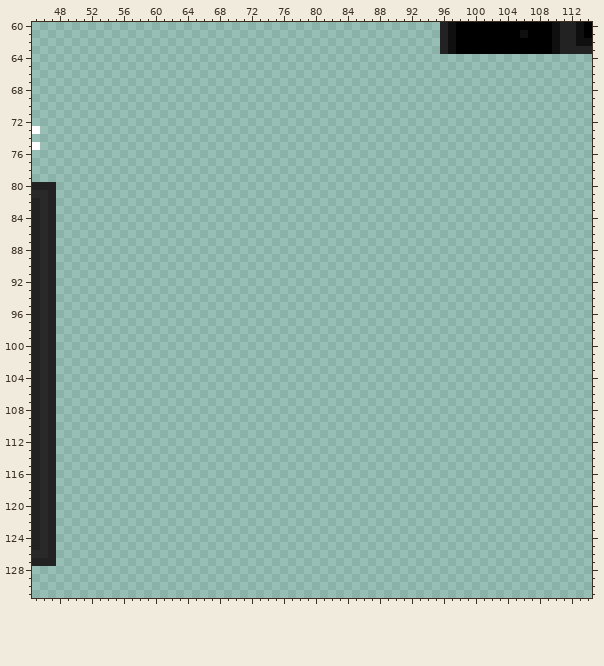
Two versions of one pixel-art file, Assets/Textures/Sprites001.aseprite. Above: the version before the commit.
256x256 pixels, 1 frame. Pixels under 10% opacity are left out. Colours within 5 levels of each other are drawn and written as one. Shown: x 45..114, y 60..131.
And afterwards:
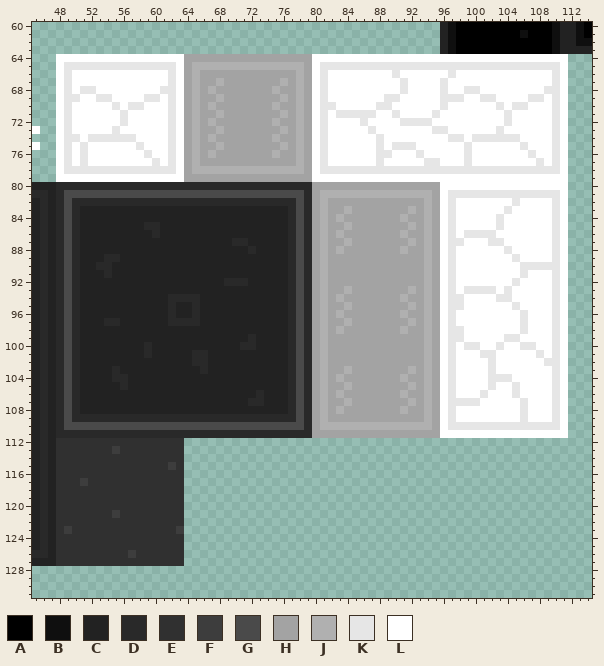
Palette (. is transparent): A #000000  B #0f0f0f  C #222222  D #292929  E #303030  F #3d3d3d  G #4a4a4a  H #a3a3a3  J #b0b0b0  K #e6e6e6  L #ffffff
What changed:
Changed rows in their new state; - is an unchanged pixel.
first column x 48:
 64 LLLLLLLLLLLLLLLLHHHHHHHHHHHHHHHHLLLLLLLLLLLLLLLLLLLLLLLLLLLLLLLL
 65 LKKKKKKKKKKKKKKLHJJJJJJJJJJJJJJHLKKKKKKKKKKKKKKKKKKKKKKKKKKKKKKL
 66 LKLLLLLLLLLLLLKLHJHHHHHHHHHHHHJHLKLLLLLLLLKLLLLLLKLLLLLLLLLLLLKL
 67 LKLLLLLLLLLLLLKLHJHHJHHHHHHHJHJHLKLLLLLLLLLKLLLLKLLLLLLLLLLLLLKL
 68 LKLKKLLLLLLLLKKLHJHJHHHHHHHJHHJHLKLLLLLLLLLKLLLLKLLKKLLLLLLLLKKL
 69 LKKLLKKLLLLKKLKLHJHHJHHHHHHHJHJHLKLLLLLLLKKLLLLLKKKLLKKLLLLKKLKL
 70 LKLLLLLKLKKLLLKLHJHJHHHHHHHJHHJHLKKLLLLLKKLLLLLLKLLLLLLKLKKLLLKL
 71 LKLLLLLLKLLLLLKLHJHHJHHHHHHHJHJHLKLKKKKKLLKLLLLKLLLLLLLLKLLLLLKL
 72 LKLLLLLLKLLLLLKLHJHJHHHHHHHJHHJHLKLLLLKLLLLKKKKLLLLLLLLLKLLLLLKL
 73 LKLLLLLKLLLLLLKLHJHHJHHHHHHHJHJHLKLLLLLKLLLLLLLKKLLLLLLKLLLLLLKL
 74 LKKLKKKKKKLLLLKLHJHJHHHHHHHJHHJHLKLLLLLLKLLLLLLLLKKLKKKKKKLLLLKL
 75 LKLKLLLLLLKLLLKLHJHHJHHHHHHHJHJHLKLLLLLLKLKKKLLLLLLKLLLLLLKLLLKL
 76 LKLKLLLLLLLKLLKLHJHJHHHHHHHJHHJHLKLLLLLLKKLLLKLLLLLKLLLLLLLKLLKL
 77 LKLKLLLLLLLLKLKLHJHHHHHHHHHHHHJHLKLLLLLLKLLLLLKKLLLKLLLLLLLLKLKL
 78 LKKKKKKKKKKKKKKLHJJJJJJJJJJJJJJHLKKKKKKKKKKKKKKKKKKKKKKKKKKKKKKL
 79 LLLLLLLLLLLLLLLLHHHHHHHHHHHHHHHHLLLLLLLLLLLLLLLLLLLLLLLLLLLLLLLL
 80 DDDDDDDDDDDDDDDDDDDDDDDDDDDDDDDDHHHHHHHHHHHHHHHHLLLLLLLLLLLLLLLL
 81 DGGGGGGGGGGGGGGGGGGGGGGGGGGGGGGDHJJJJJJJJJJJJJJHLKKKKKKKKKKKKKKL
 82 DGDDDDDDDDDDDDDDDDDDDDDDDDDDDDGDHJHHHHHHHHHHHHJHLKLLLLLLLKLLLLKL
 83 DGDCCCCCCCCCCCCCCCCCCCCCCCCCCDGDHJHHJHHHHHHHJHJHLKLLLLLLKLLLLLKL
 84 DGDCCCCCCCCCCCCCCCCCCCCCCCCCCDGDHJHJHHHHHHHJHHJHLKLLLLLKLLLLLLKL
 85 DGDCCCCCCCCDDCCCCCCCCCCCCCCCCDGDHJHHJHHHHHHHJHJHLKLLLLLKLLLLLLKL
 86 DGDCCCCCCCCCDCCCCCCCCCCCCCCCCDGDHJHJHHHHHHHJHHJHLKLKKKKLLLLLLLKL
 87 DGDCCCCCCCCCCCCCCCCCCCDDCCCCCDGDHJHHJHHHHHHHJHJHLKKLLLKKLLLLLLKL
 88 DGDCCCCCCCCCCCCCCCCCCCCCDCCCCDGDHJHJHHHHHHHJHHJHLKLLLLLLKLLLLLKL
 89 DGDCCCDDCCCCCCCCCCCCCCCCCCCCCDGDHJHHHHHHHHHHHHJHLKLLLLLLLKLLLLKL
 90 DGDCCDDCCCCCCCCCCCCCCCCCCCCCCDGDHJHHHHHHHHHHHHJHLKLLLLLLLLKKKKKL
 91 DGDCCCDCCCCCCCCCCCCCCCCCCCCCCDGDHJHHHHHHHHHHHHJHLKLLLLLLLLKLLLKL
 92 DGDCCCCCCCCCCCCCCCCCCDDDCCCCCDGDHJHHHHHHHHHHHHJHLKLLLLLLLKLLLLKL
 93 DGDCCCCCCCCCCCCCCCCCCCCCCCCCCDGDHJHHJHHHHHHHJHJHLKLKKKKLKLLLLLKL
 94 DGDCCCCCCCCCCCDDDDCCCCCCCCCCCDGDHJHJHHHHHHHJHHJHLKKLLLLKKLLLLLKL
 95 DGDCCCCCCCCCCCDCCDCCCCCCCCCCCDGDHJHHJHHHHHHHJHJHLKKLLLLLLKLLLLKL
 96 DGDCCCCCCCCCCCDCCDCCCCCCCCCCCDGDHJHJHHHHHHHJHHJHLKLLLLLLLLKLLLKL
 97 DGDCCCDDCCCCCCDDDDCCCCCCCCCCCDGDHJHHJHHHHHHHJHJHLKLLLLLLLLKLLLKL
 98 DGDCCCCCCCCCCCCCCCCCCCCCCCCCCDGDHJHJHHHHHHHJHHJHLKKLLLLLLLKLLLKL
 99 DGDCCCCCCCCCCCCCCCCCCCCCDCCCCDGDHJHHHHHHHHHHHHJHLKKLLLLLKKLLLLKL
100 DGDCCCCCCCCDCCCCCCCCCCCDDCCCCDGDHJHHHHHHHHHHHHJHLKLKKLLKLLKKLLKL
101 DGDCCCCCCCCDCCCCCDDCCCCCCCCCCDGDHJHHHHHHHHHHHHJHLKLLLKKLLLLLKLKL
102 DGDCCCCCCCCCCCCCCDDCCCCCCCCCCDGDHJHHHHHHHHHHHHJHLKLLLLKLLLLLLKKL
103 DGDCCCCDCCCCCCCCCCDCCCCCCCCCCDGDHJHHJHHHHHHHJHJHLKLLLLKLLLLLLLKL
104 DGDCCCCDDCCCCCCCCCCCCCCCCCCCCDGDHJHJHHHHHHHJHHJHLKLLLLKKKLLLLLKL
105 DGDCCCCCDCCCCCCCCCCCCCCCCCCCCDGDHJHHJHHHHHHHJHJHLKLLLLKLLKLLLLKL
106 DGDCCCCCCCCCCCCCCCCCCCCCCDCCCDGDHJHJHHHHHHHJHHJHLKLLLKLLLKLLLLKL
107 DGDCCCCCCCCCCCCCCCCCCCCCDDCCCDGDHJHHJHHHHHHHJHJHLKKKKLLLLLKLLLKL
108 DGDCCCCCCCCCCCCCCCCCCCCCCCCCCDGDHJHJHHHHHHHJHHJHLKLLLLLLLLKLLLKL
109 DGDDDDDDDDDDDDDDDDDDDDDDDDDDDDGDHJHHHHHHHHHHHHJHLKLLLLLLLLKLLLKL
110 DGGGGGGGGGGGGGGGGGGGGGGGGGGGGGGDHJJJJJJJJJJJJJJHLKKKKKKKKKKKKKKL
111 DDDDDDDDDDDDDDDDDDDDDDDDDDDDDDDDHHHHHHHHHHHHHHHHLLLLLLLLLLLLLLLL
112 EEEEEEEEEEEEEEEE------------------------------------------------
113 EEEEEEEFEEEEEEEE------------------------------------------------
114 EEEEEEEEEEEEEEEE------------------------------------------------
115 EEEEEEEEEEEEEEFE------------------------------------------------
116 EEEEEEEEEEEEEEEE------------------------------------------------
117 EEEFEEEEEEEEEEEE------------------------------------------------
118 EEEEEEEEEEEEEEEE------------------------------------------------
119 EEEEEEEEEEEEEEEE------------------------------------------------
120 EEEEEEEEEEEEEEEE------------------------------------------------
121 EEEEEEEFEEEEEEEE------------------------------------------------
122 EEEEEEEEEEEEEEEE------------------------------------------------
123 EFEEEEEEEEEEEEEF------------------------------------------------
124 EEEEEEEEEEEEEEEE------------------------------------------------
125 EEEEEEEEEEEEEEEE------------------------------------------------
126 EEEEEEEEEFEEEEEE------------------------------------------------
127 EEEEEEEEEEEEEEEE------------------------------------------------
